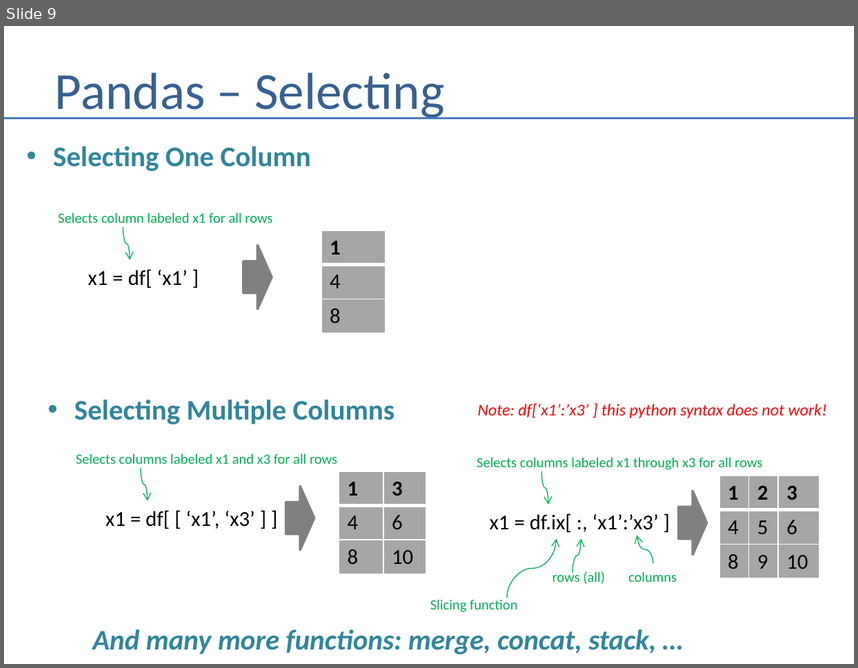
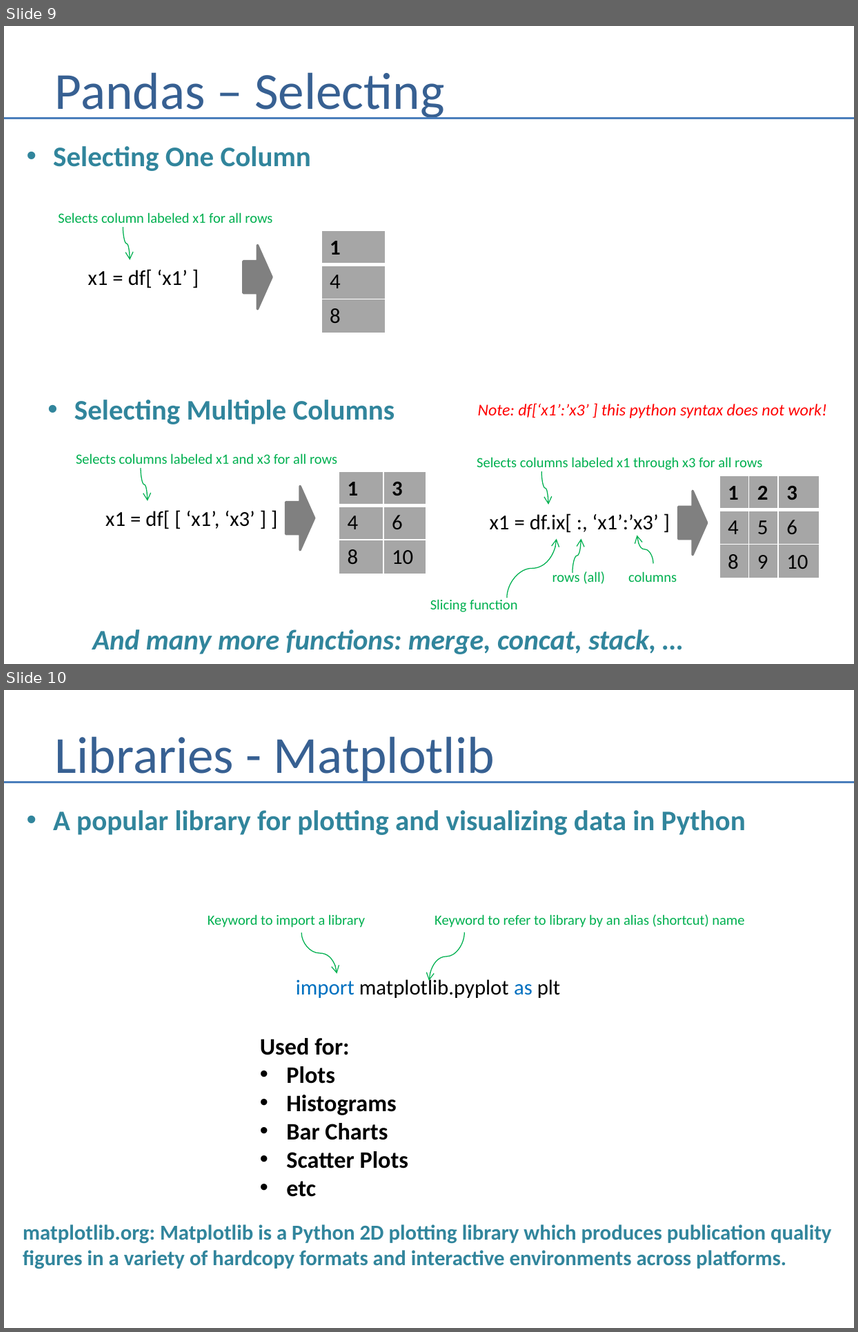
Before and after one commit to andrewferlitsch/Portland-Data-Science-Group, a slide deck: Presentations/Python - Numpy and Pandas.pptx. Shown one above the other, each under a label of ours: slide 9 before the commit, slides 9 and 10 after it. The pictures are 858x668 and 858x1332 pixels, drawn with LibreOffice and Linux fonts; fonts in the diff are those of the drawing. Boxes give left, top, right and bottom in pixels: in the first picture for what was removed or moved away, otherwise in the second. Text is boxed around its words. In the diff, an @@ line names an element or a change of style, - is before the commit and + after.

Commit message:
added matplotlib

```diff
--- a/Presentations/Python - Numpy and Pandas.pptx
+++ b/Presentations/Python - Numpy and Pandas.pptx
@@ slide 10 added at <box>4,690,854,1328</box>, background #FFFFFF @@
@@ title added at <box>55,736,494,783</box>, 44 pt, text #376092 @@
+Libraries - Matplotlib
@@ line added from (4, 782) to (854, 782), #4B7EBC 1.5 pt @@
@@ text added at <box>53,810,746,835</box>, 24 pt, text #31859C, bold @@
+• A popular library for plotting and visualizing data in Python
@@ text added at <box>208,914,365,927</box>, 12 pt, text #00B050 @@
+Keyword to import a library
@@ text added at <box>435,914,744,927</box>, 12 pt, text #00B050 @@
+Keyword to refer to library by an alias (shortcut) name
@@ curved arrow added from (301, 932) to (337, 973), #00B050 0.75 pt @@
@@ curved arrow added from (465, 932) to (429, 980), #00B050 0.75 pt @@
@@ text added at <box>296,976,560,998</box>, 18 pt, text #000000 @@
+import matplotlib.pyplot as plt
@@ text added at <box>260,1038,409,1196</box>, 20 pt, text #000000, bold @@
+Used for:
+• Plots
+• Histograms
+• Bar Charts
+• Scatter Plots
+• etc
@@ text added at <box>23,1224,831,1268</box>, 18 pt, text #31859C, bold @@
+matplotlib.org: Matplotlib is a Python 2D plotting library which produces publication quality
+figures in a variety of hardcopy formats and interactive environments across platforms.
```
Also in this commit, not shown: 4 other slides added.
